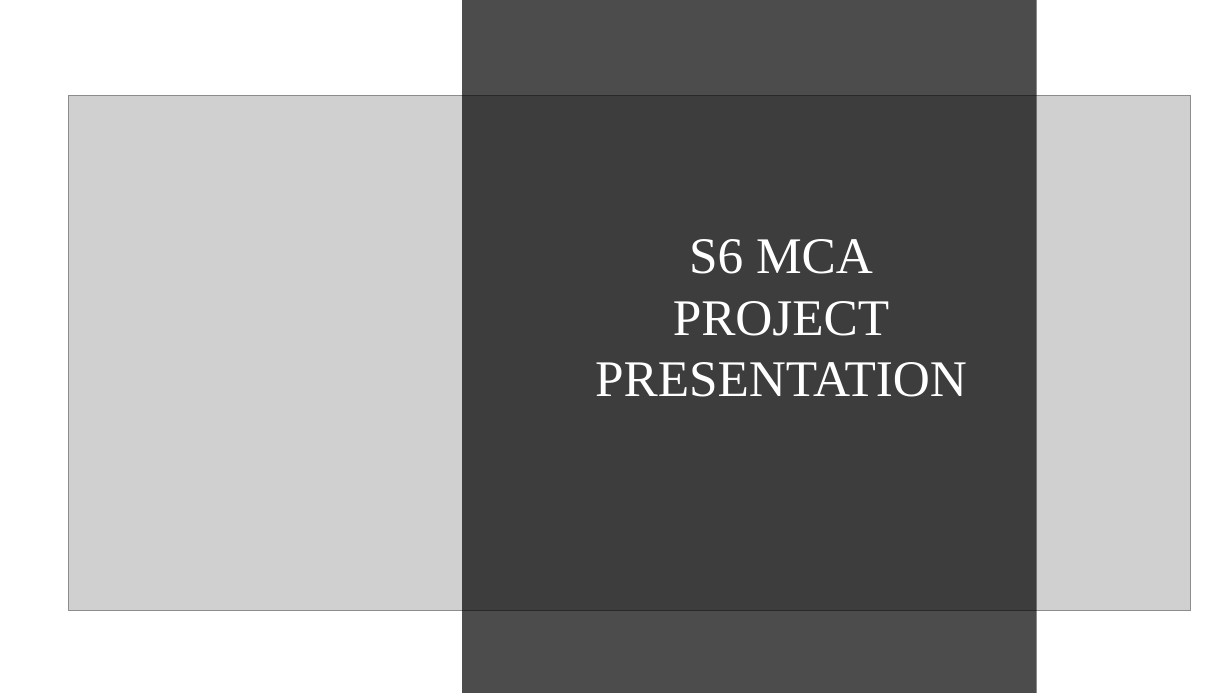
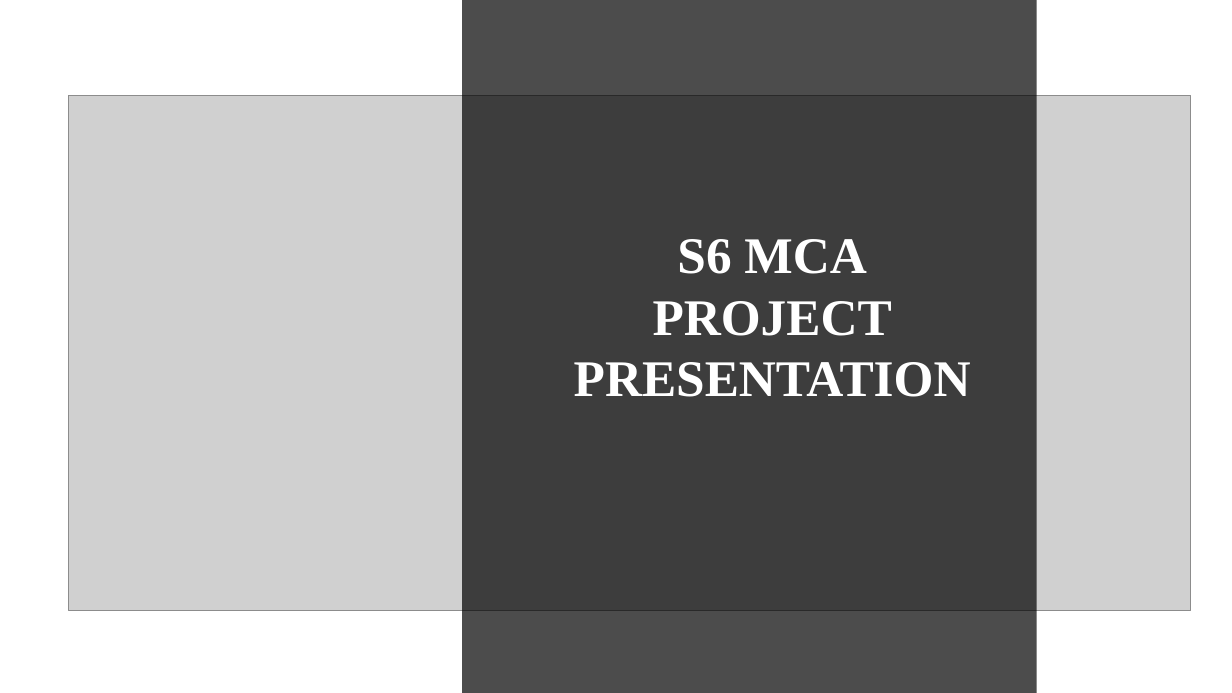
Before and after one commit to Lekshmisr95/body-sensor-network, a slide deck: slide 1 of Presentation Cover Option 1.pptx. Drawn at 1232x693 pixels with LibreOffice and Linux fonts; fonts in the diff are those of the drawing; grey boxes stand for pictures. Boxes give left, top, right and bottom in pixels: in the first picture for what was removed or moved away, otherwise in the second. Text is boxed around its words. In the diff, an @@ line names an element or a change of style, - is before the commit and + after.

```diff
--- a/Presentation Cover Option 1.pptx
+++ b/Presentation Cover Option 1.pptx
@@ text "S6 MCA PROJECT PRESENTATION" moved from (x1=595, y1=239, x2=967, y2=397) to (x1=574, y1=239, x2=971, y2=397) @@
@@ text "S6 MCA PROJECT PRESENTATION" at (x1=574, y1=239, x2=971, y2=397): bold on @@
```
Also in this commit, not shown: 8 other slides changed, 1 slide added, 1 slide removed, 1 other file.
